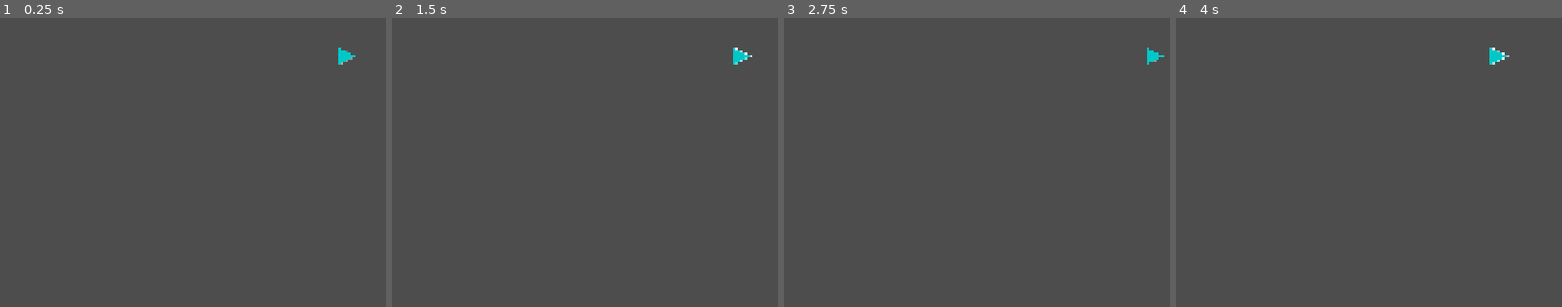
Above: before the commit, frames 1-4 (left to right).
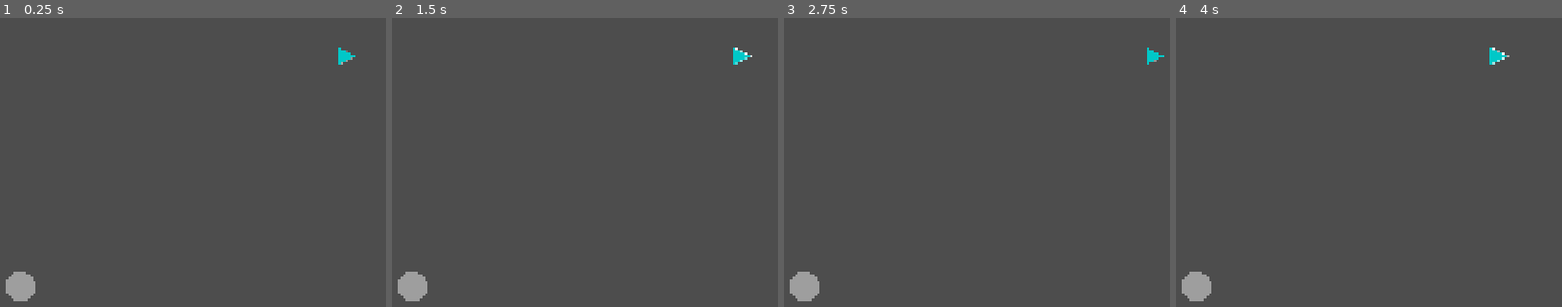
Above: after the commit, the same moments.

Repository: mattzollinhofer/space_scroller
Game: Godot game, scene res://scenes/main.tscn
The game is run twice, just before and just after one commit, with the same random seed, the same clock (stepped at 60 frames per second) and the same inputs.
Inputs (mouse positions are in pixels of both pictures, inside the frame that each line leads up to):
- Up to frame 1 (0.25 s): no input
- Up to frame 2 (1.5 s): tap Enter at 0.5 s; move the mouse to (outside the picture) at 0.52 s; hold D (move_right) 0.53-1.25 s; click (outside the picture) at 0.67 s; tap Space at 1.25 s; drag from (585, 84) to (700, 171) at 1.27 s
- Up to frame 3 (2.75 s): tap Enter at 2 s; move the mouse to (outside the picture) at 2.02 s; hold D (move_right) from 2.03 s (still down); click (outside the picture) at 2.17 s
- Up to frame 4 (4 s): release D (move_right) at 2.75 s; tap Space at 2.75 s; drag from (1484, 171) to (outside the picture) at 2.77 s; tap Enter at 3.5 s; move the mouse to (outside the picture) at 3.52 s; hold A (move_left) from 3.53 s (still down); click (outside the picture) at 3.67 s

The runs differ from the first frame. In frame 1, 0.6% of the frame differs, in the area x 1-10%, y 87-99%; in frame 2, 0.6%; in frame 3, 0.6%; in frame 4, 0.6%.

Commit message:
Add virtual joystick for touch control on mobile devices
- Create virtual joystick UI with base circle and thumb indicator
- Handle touch and mouse input for joystick control
- Position joystick in bottom-left corner for iPad thumb access
- Add CanvasLayer to main scene for UI elements
- Update player script to auto-detect and combine joystick input
- Both keyboard and touch controls work simultaneously

This delivers Slice 3 of the Player Character spec.

[Generated with Claude Code](https://claude.com/claude-code)

Co-Authored-By: Claude Opus 4.5 <noreply@anthropic.com>

Diff:
--- a/scenes/main.tscn
+++ b/scenes/main.tscn
@@ -1,8 +1,13 @@
-[gd_scene load_steps=2 format=3 uid="uid://d0n8g3kv2kq7y"]
+[gd_scene load_steps=3 format=3 uid="uid://d0n8g3kv2kq7y"]
 
 [ext_resource type="PackedScene" uid="uid://dq8m4r2xk1pvy" path="res://scenes/player.tscn" id="1_player"]
+[ext_resource type="PackedScene" uid="uid://cjoystick_scene" path="res://scenes/ui/virtual_joystick.tscn" id="2_joystick"]
 
 [node name="Main" type="Node2D"]
 
 [node name="Player" parent="." instance=ExtResource("1_player")]
 position = Vector2(1024, 768)
+
+[node name="UILayer" type="CanvasLayer" parent="."]
+
+[node name="VirtualJoystick" parent="UILayer" instance=ExtResource("2_joystick")]
--- /dev/null
+++ b/scenes/ui/virtual_joystick.tscn
@@ -0,0 +1,13 @@
+[gd_scene load_steps=2 format=3 uid="uid://cjoystick_scene"]
+
+[ext_resource type="Script" path="res://scripts/ui/virtual_joystick.gd" id="1_joystick"]
+
+[node name="VirtualJoystick" type="Control"]
+anchors_preset = 2
+anchor_top = 1.0
+anchor_bottom = 1.0
+offset_left = 50.0
+offset_top = -250.0
+offset_right = 250.0
+offset_bottom = -50.0
+script = ExtResource("1_joystick")
--- a/scripts/player.gd
+++ b/scripts/player.gd
@@ -5,7 +5,7 @@
 ## Movement speed in pixels per second
 @export var move_speed: float = 600.0
 
-## Reference to virtual joystick (set by main scene if available)
+## Reference to virtual joystick (auto-detected from scene tree)
 var virtual_joystick: Node = null
 
 ## Half the size of the player sprite for viewport clamping
@@ -17,6 +17,19 @@
 	var sprite = $Sprite2D
 	if sprite and sprite.texture:
 		_half_size = sprite.texture.get_size() / 2.0
+
+	# Find the virtual joystick in the scene tree
+	_find_virtual_joystick()
+
+
+func _find_virtual_joystick() -> void:
+	# Look for VirtualJoystick in the UILayer
+	var root = get_tree().root
+	var main = root.get_node_or_null("Main")
+	if main:
+		var ui_layer = main.get_node_or_null("UILayer")
+		if ui_layer:
+			virtual_joystick = ui_layer.get_node_or_null("VirtualJoystick")
 
 
 func _physics_process(_delta: float) -> void:
--- /dev/null
+++ b/scripts/ui/virtual_joystick.gd
@@ -0,0 +1,136 @@
+extends Control
+## Virtual joystick for touch input on mobile devices.
+## Provides a normalized direction vector that the player script can read.
+
+## Radius of the joystick base in pixels
+@export var joystick_radius: float = 100.0
+
+## Radius of the thumb (inner circle) in pixels
+@export var thumb_radius: float = 40.0
+
+## Color of the joystick base (semi-transparent)
+@export var base_color: Color = Color(0.3, 0.3, 0.3, 0.5)
+
+## Color of the thumb indicator
+@export var thumb_color: Color = Color(0.7, 0.7, 0.7, 0.8)
+
+## Current input direction (normalized, or zero if not touching)
+var _direction: Vector2 = Vector2.ZERO
+
+## Whether the joystick is currently being touched
+var _is_active: bool = false
+
+## Touch index being tracked (-1 if using mouse)
+var _touch_index: int = -1
+
+## Center position of the joystick in local coordinates
+var _center: Vector2 = Vector2.ZERO
+
+## Current thumb position offset from center
+var _thumb_offset: Vector2 = Vector2.ZERO
+
+
+func _ready() -> void:
+	# Calculate center based on the control's size
+	_center = Vector2(joystick_radius, joystick_radius)
+	# Set minimum size to contain the joystick
+	custom_minimum_size = Vector2(joystick_radius * 2, joystick_radius * 2)
+
+
+func _draw() -> void:
+	# Draw the base circle
+	draw_circle(_center, joystick_radius, base_color)
+	# Draw the thumb at its current position
+	draw_circle(_center + _thumb_offset, thumb_radius, thumb_color)
+
+
+func _input(event: InputEvent) -> void:
+	# Handle touch events
+	if event is InputEventScreenTouch:
+		_handle_touch(event)
+	elif event is InputEventScreenDrag:
+		_handle_drag(event)
+	# Also support mouse for testing on desktop
+	elif event is InputEventMouseButton:
+		_handle_mouse_button(event)
+	elif event is InputEventMouseMotion and _is_active and _touch_index == -1:
+		_handle_mouse_motion(event)
+
+
+func _handle_touch(event: InputEventScreenTouch) -> void:
+	if event.pressed:
+		# Check if touch is within the joystick area
+		var local_pos = _get_local_position(event.position)
+		if _is_within_joystick(local_pos):
+			_is_active = true
+			_touch_index = event.index
+			_update_direction(local_pos)
+	else:
+		# Touch released
+		if event.index == _touch_index:
+			_reset_joystick()
+
+
+func _handle_drag(event: InputEventScreenDrag) -> void:
+	if _is_active and event.index == _touch_index:
+		var local_pos = _get_local_position(event.position)
+		_update_direction(local_pos)
+
+
+func _handle_mouse_button(event: InputEventMouseButton) -> void:
+	if event.button_index == MOUSE_BUTTON_LEFT:
+		if event.pressed:
+			var local_pos = _get_local_position(event.position)
+			if _is_within_joystick(local_pos):
+				_is_active = true
+				_touch_index = -1  # -1 indicates mouse
+				_update_direction(local_pos)
+		else:
+			if _touch_index == -1:
+				_reset_joystick()
+
+
+func _handle_mouse_motion(event: InputEventMouseMotion) -> void:
+	var local_pos = _get_local_position(event.position)
+	_update_direction(local_pos)
+
+
+func _get_local_position(global_pos: Vector2) -> Vector2:
+	return global_pos - global_position
+
+
+func _is_within_joystick(local_pos: Vector2) -> bool:
+	return local_pos.distance_to(_center) <= joystick_radius
+
+
+func _update_direction(local_pos: Vector2) -> void:
+	var offset = local_pos - _center
+	var distance = offset.length()
+
+	# Clamp the offset to the joystick radius
+	if distance > joystick_radius:
+		offset = offset.normalized() * joystick_radius
+
+	_thumb_offset = offset
+
+	# Calculate normalized direction
+	if distance > 0:
+		_direction = offset / joystick_radius
+	else:
+		_direction = Vector2.ZERO
+
+	queue_redraw()
+
+
+func _reset_joystick() -> void:
+	_is_active = false
+	_touch_index = -1
+	_direction = Vector2.ZERO
+	_thumb_offset = Vector2.ZERO
+	queue_redraw()
+
+
+## Returns the current input direction as a normalized vector.
+## Called by the player script to get joystick input.
+func get_direction() -> Vector2:
+	return _direction
Not shown, changed: agent-os/specs/2025-12-29-1-player-character/tasks.md
